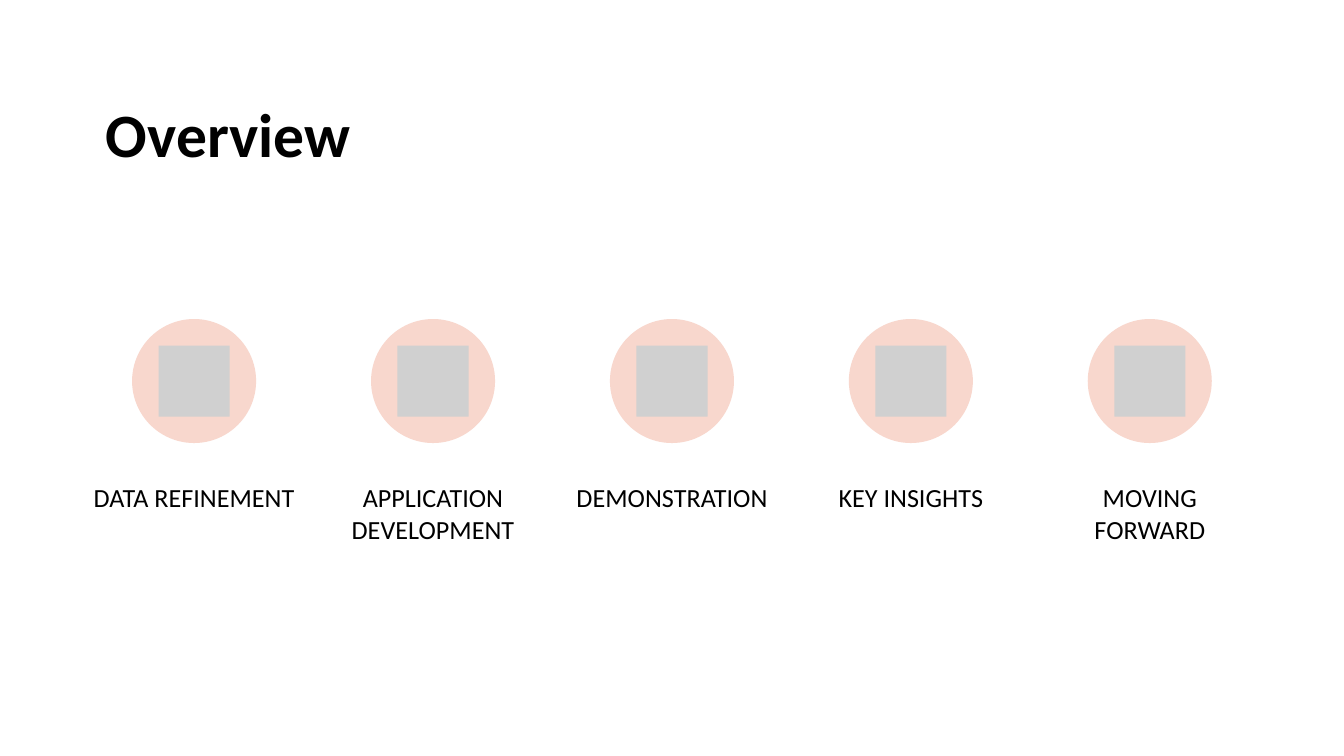
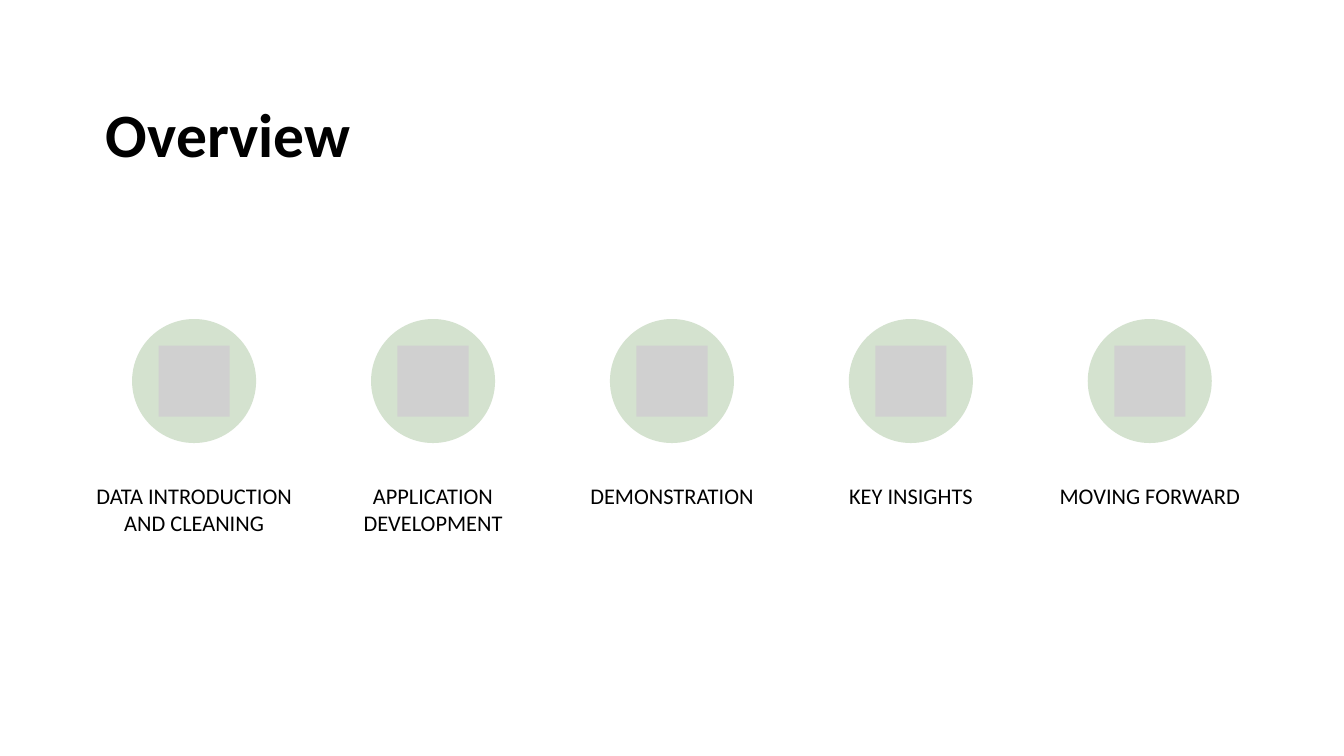
Before and after one commit to ethan-lott/saase-app, a slide deck: slide 2 of Presentation.pptx. Drawn at 1344x756 pixels with LibreOffice and Linux fonts; fonts in the diff are those of the drawing; grey boxes stand for pictures; background and template pictures are left out. Boxes give left, top, right and bottom in pixels: in the first picture for what was removed or moved away, otherwise in the second. Text is boxed around its words. In the diff, an @@ line names an element or a change of style, - is before the commit and + after.

```diff
--- a/Presentation.pptx
+++ b/Presentation.pptx
@@ fill #F8D7CE to #D5E3CF in 5 elements at (132,319,255,442), (371,319,495,442), (610,319,734,442), (849,319,973,442), (1087,319,1211,442) @@
@@ text at (96,489,292,531): text changed; size 14 to 12 pt @@
-DATA REFINEMENT
+DATA INTRODUCTION AND CLEANING
@@ size 14 to 12 pt in 4 elements at (364,489,503,531), (590,489,753,504), (849,489,973,504), (1060,489,1240,504) @@
```
Also in this commit, not shown: 5 other slides changed, 3 slides added, 1 slide removed, 2 other files.
